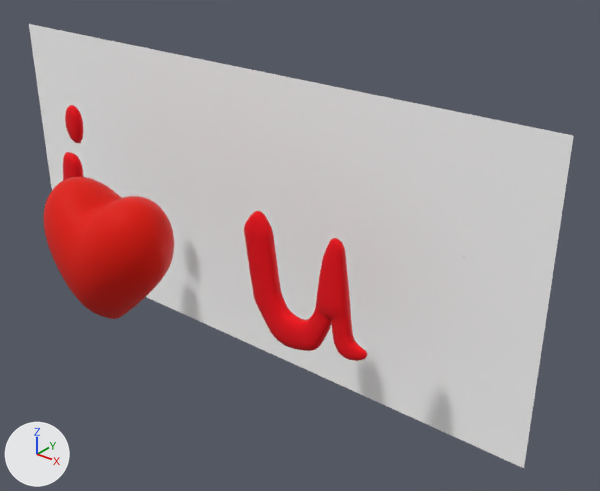
Two versions of the glTF model ily.glb, one commit apart.
Camera for both pictures: a camera (50 mm lens) standing at (1.097, -1.176, 0.706) and looking at (0.194, -0.048, 0.007). Lighting does not change. The marker at lower left points along +X, +Y and +Z. Where no turn or scale is listed for an object, it has been applied to the vertices.

The first picture shows 'mesh_id1', 'mesh_id90', 'node_id76'.
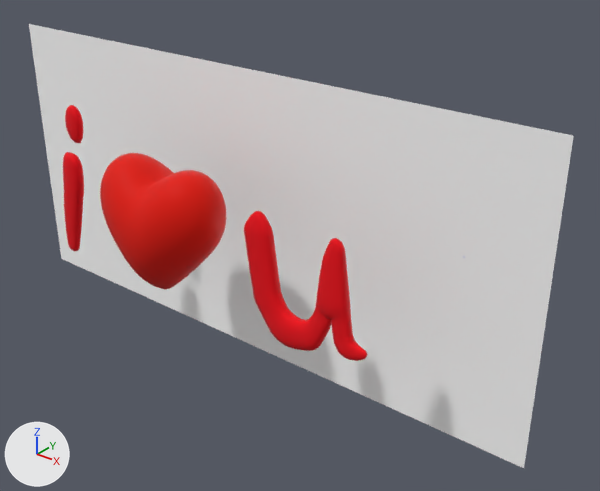
Pixel boxes (x1, y1, x2, y2) of what changed, in the pictures (600 x 491 px):
'node_id76', moved: before (44, 177, 174, 319); after (100, 153, 226, 289)
'mesh_id78', unchanged, uncovered by the edit: before (63, 152, 84, 180); after (63, 152, 84, 251)

What the commit changed:
Object 'node_id76' (ob_node_id76) moves from (-0.027, -0.329, -0.108) to (-0.018, -0.204, -0.094).
